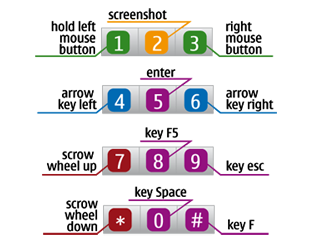
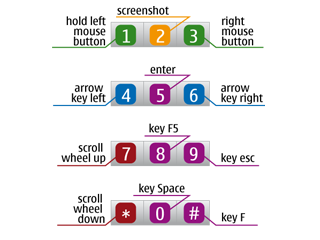
The second (320, 240) image is a revision of the first. Changes to its layers:
removed layer "Pasted Layer#3" over [42, 186, 269, 236]
removed layer "Pasted Layer#2" over [41, 127, 270, 176]
removed layer "Pasted Layer#1" over [36, 67, 277, 115]
painted on "Pasted Layer" over [35, 6, 274, 226]
